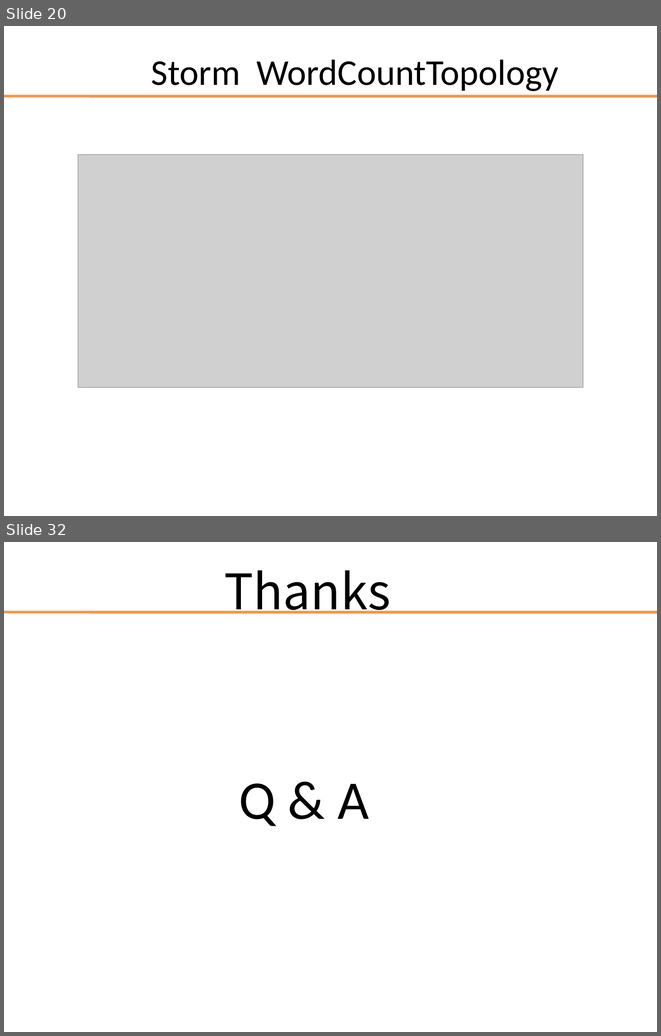
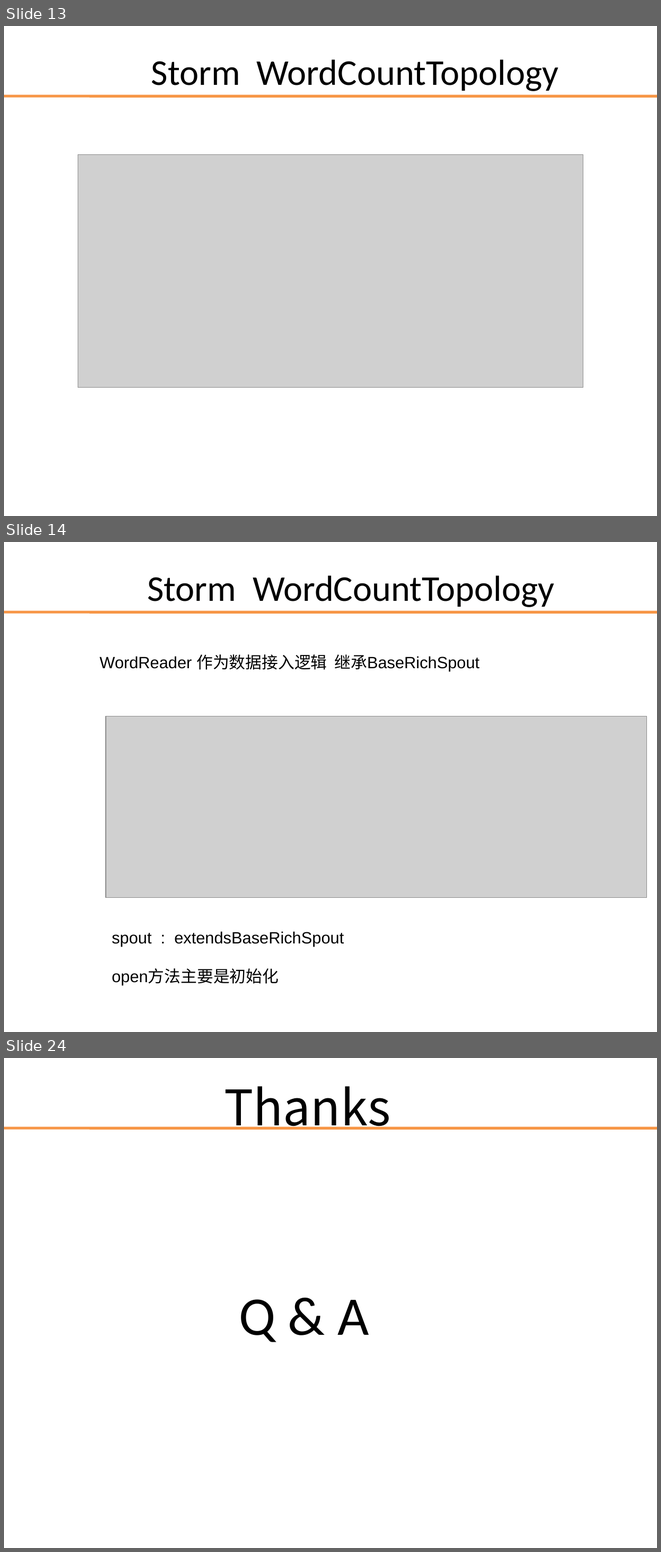
Before and after one commit to darionyaphets/darion_example, a slide deck: source/storm/storm_source.ppt. Shown one above the other, each under a label of ours: slides 20 and 32 before the commit, slides 13, 14 and 24 after it; the slides between them are not shown. The pictures are 661x1036 and 661x1552 pixels, drawn with LibreOffice and Linux fonts; fonts in the diff are those of the drawing; grey boxes stand for pictures; background and template pictures are left out. Boxes give left, top, right and bottom in pixels: in the first picture for what was removed or moved away, otherwise in the second. Text is boxed around its words. In the diff, an @@ line names an element or a change of style, - is before the commit and + after.

Commit message:
update 4 storm ppt

```diff
--- a/source/storm/storm_source.ppt
+++ b/source/storm/storm_source.ppt
@@ slide 14 added at (x1=4, y1=542, x2=657, y2=1032), background picture (left out); not listed: 1 template element that a slide beside it also shows @@
@@ title added at (x1=147, y1=575, x2=555, y2=607), 40 pt, text #000000 @@
+Storm WordCountTopology
@@ text added at (x1=99, y1=654, x2=479, y2=672), 18 pt, text #000000 @@
+WordReader 作为数据接入逻辑 继承BaseRichSpout
@@ picture added at (x1=106, y1=716, x2=646, y2=897) @@
@@ text added at (x1=112, y1=931, x2=344, y2=985), 18 pt, text #000000 @@
+spout : extendsBaseRichSpout
+open方法主要是初始化
@@ what was slide 20 is now slide 13 @@
@@ what was slide 32 is now slide 24 @@
```
Also in this commit, not shown: 7 slides changed, 7 other slides added, 16 slides removed.
